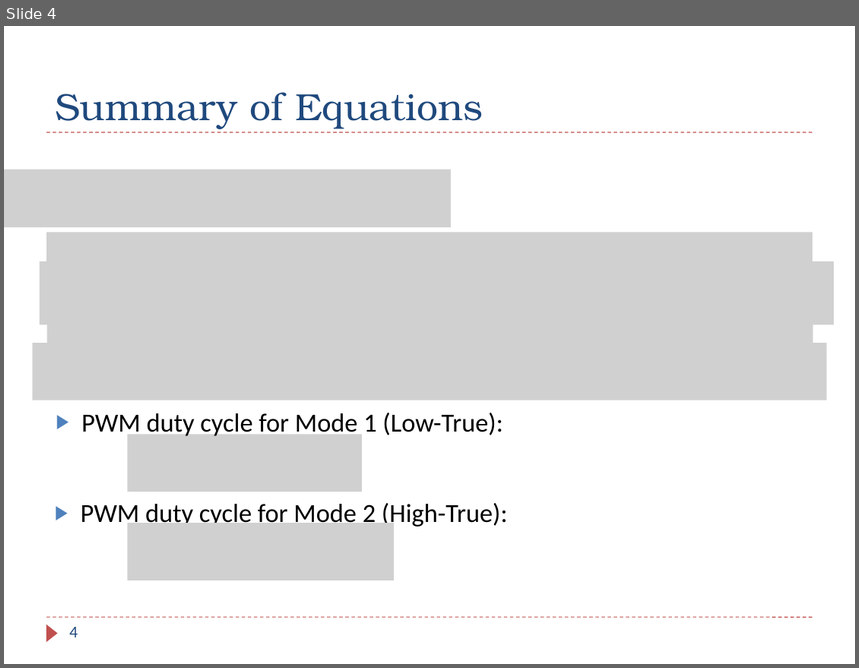
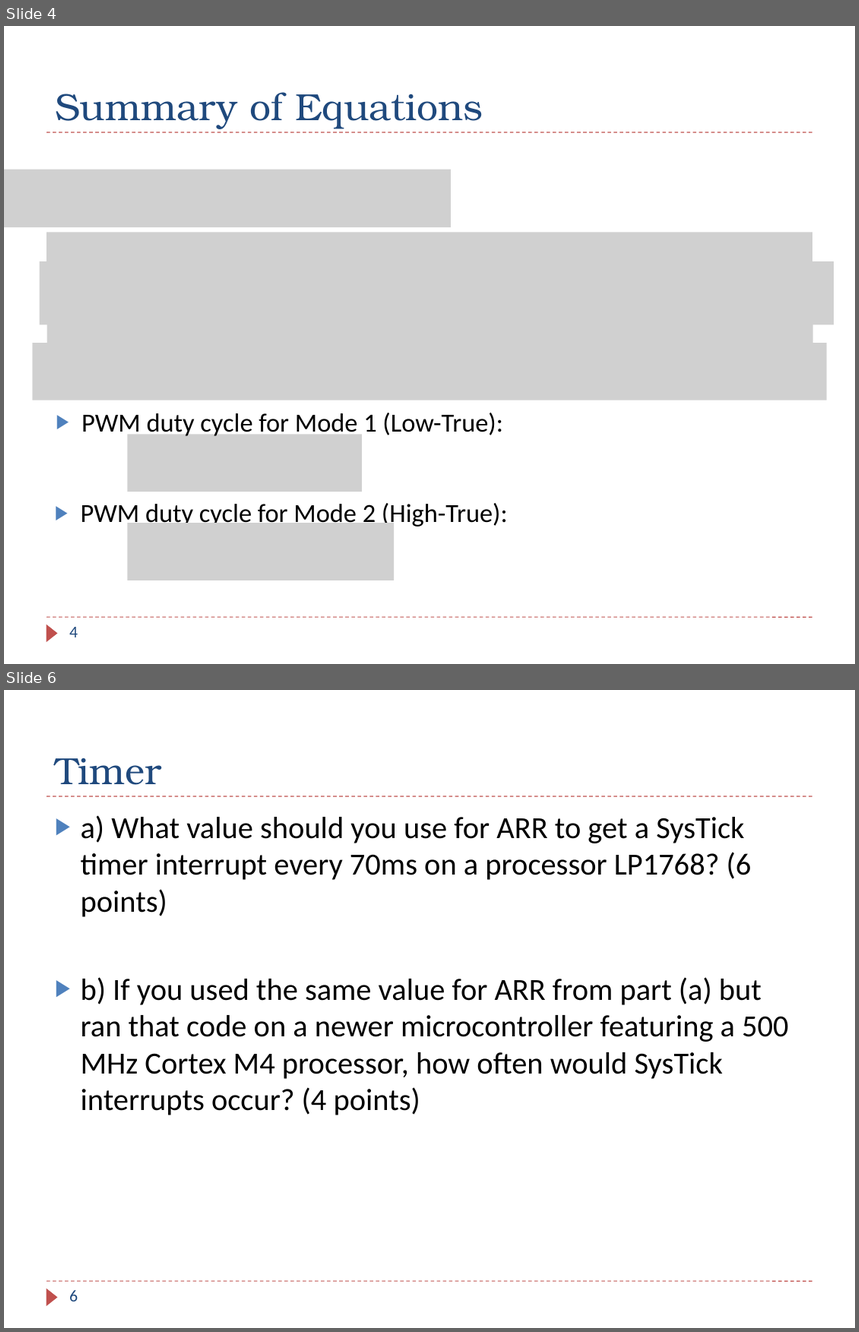
Before and after one commit to guhofstra/CSC111Fa25, a slide deck: PPTs/Ch11_Interrupt_Timer_PWM Exercises ANS.pptx. Shown one above the other, each under a label of ours: slide 4 before the commit, slides 4 and 6 after it; the slides between them are not shown. The pictures are 859x668 and 859x1332 pixels, drawn with LibreOffice and Linux fonts; fonts in the diff are those of the drawing; grey boxes stand for pictures. Boxes give left, top, right and bottom in pixels: in the first picture for what was removed or moved away, otherwise in the second. Text is boxed around its words. In the diff, an @@ line names an element or a change of style, - is before the commit and + after.

```diff
--- a/PPTs/Ch11_Interrupt_Timer_PWM Exercises ANS.pptx
+++ b/PPTs/Ch11_Interrupt_Timer_PWM Exercises ANS.pptx
@@ slide 6 added at (4, 690, 855, 1328), background #FFFFFF; not listed: 3 template elements that a slide beside it also shows @@
@@ title added at (55, 758, 161, 785), 32 pt, text #1F497D @@
+Timer
@@ text added at (81, 815, 788, 1116), 26 pt, text #000000 @@
+▶ a) What value should you use for ARR to get a SysTick timer interrupt every 70ms on a processor LP1768? (6 points)
+▶ b) If you used the same value for ARR from part (a) but ran that code on a newer microcontroller featuring a 500 MHz Cortex M4 processor, how often would SysTick interrupts occur? (4 points)
@@ page number added at (69, 1290, 78, 1302), 14 pt, text #1F497D @@
+6
```
Also in this commit, not shown: 1 slide changed, 1 other slide added, 1 slide removed, 4 other files.
